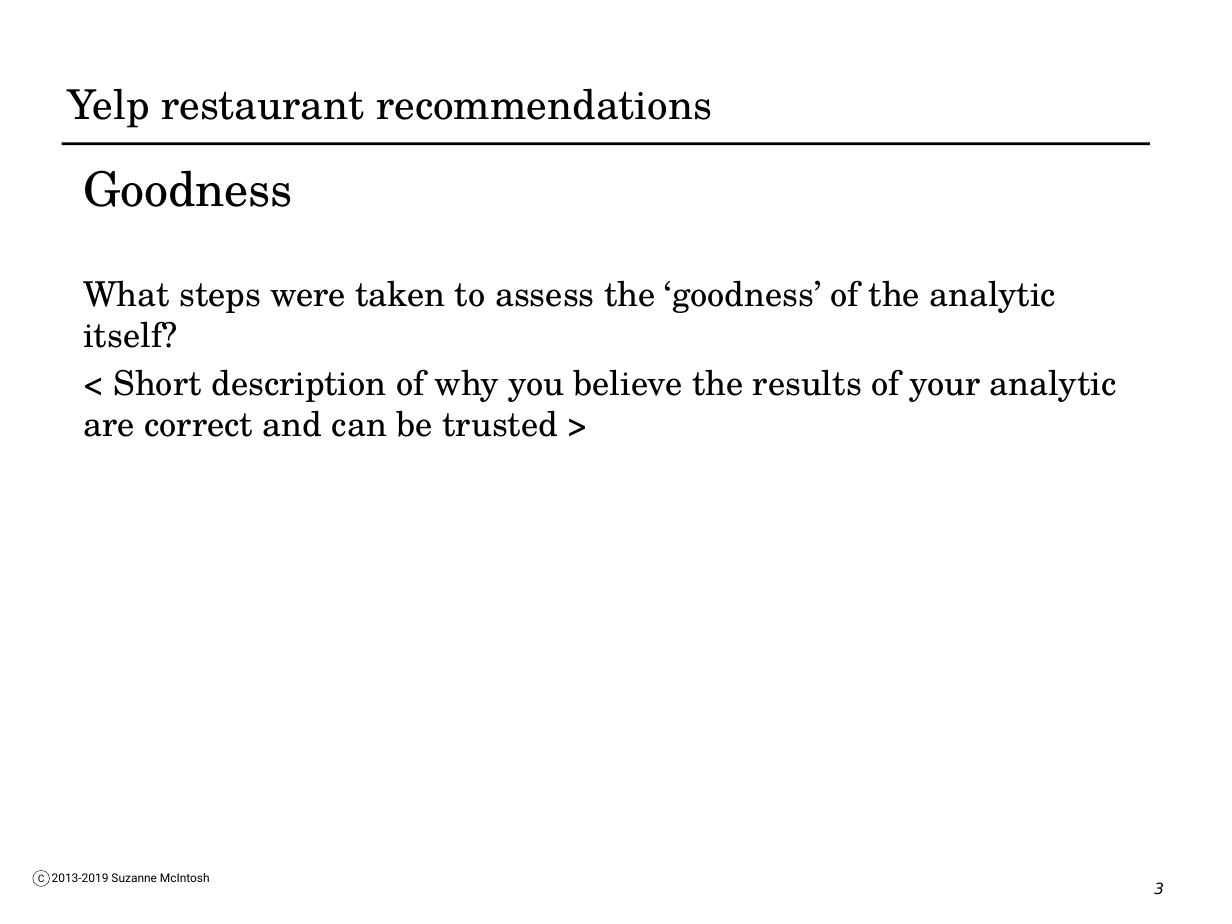
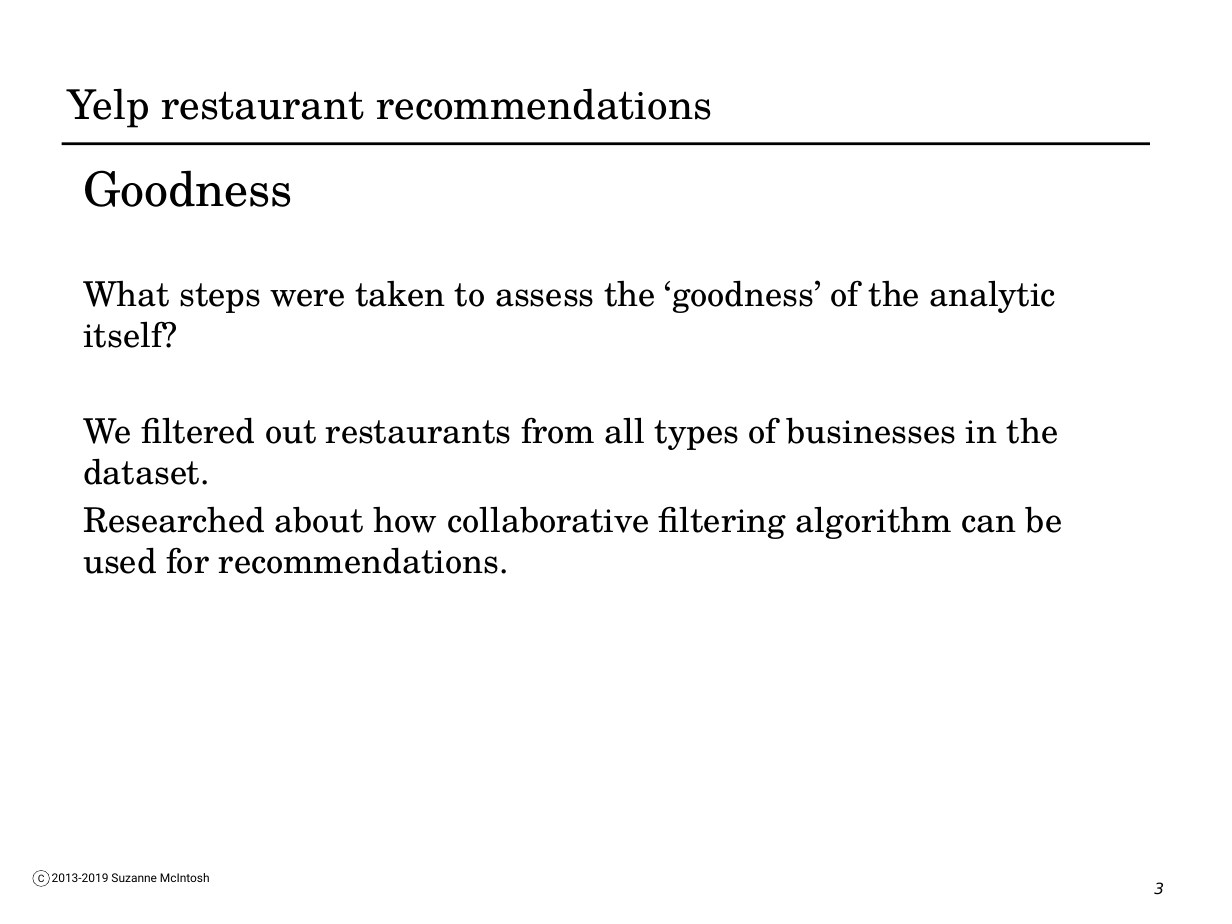
Before and after one commit to kjm177/BDAD, a slide deck: slide 3 of Restaurant-Recommendation-Yelp.pptx. Drawn at 1232x924 pixels with LibreOffice and Linux fonts; fonts in the diff are those of the drawing. Boxes give left, top, right and bottom in pixels: in the first picture for what was removed or moved away, otherwise in the second. Text is boxed around its words. In the diff, an @@ line names an element or a change of style, - is before the commit and + after.

Commit message:
updated presentation

```diff
--- a/Restaurant-Recommendation-Yelp.pptx
+++ b/Restaurant-Recommendation-Yelp.pptx
@@ text at bbox=[83, 417, 1062, 574]: text changed @@
-< Short description of why you believe the results of your analytic are correct and can be trusted >
+We filtered out restaurants from all types of businesses in the dataset.
+Researched about how collaborative filtering algorithm can be used for recommendations.
```
Also in this commit, not shown: 2 other slides changed.
